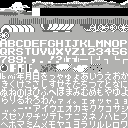
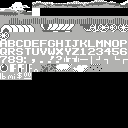
Layered file, before and after one edit (128 × 128). Changes by layer:
hid "Layer" over (0, 70, 128, 128)
painted on "patternB.bmp" over (16, 72, 31, 80)
